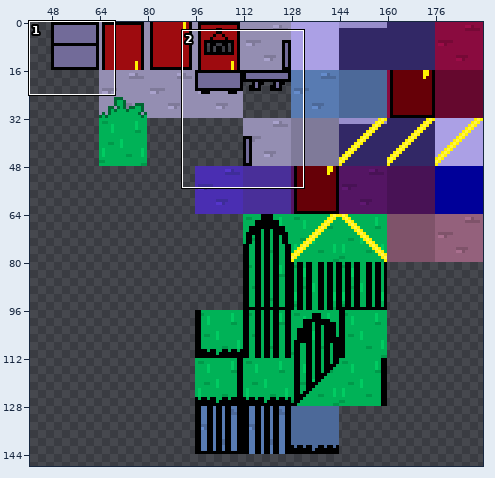
Sprite sheet: sprites/spr_JamesoakWesttiles/d1c1cfa5-8cb2-46e0-b686-890b39381c36.png. Above: a wide view before the commit, with the close-up outlined.
Close-up. Before the commit:
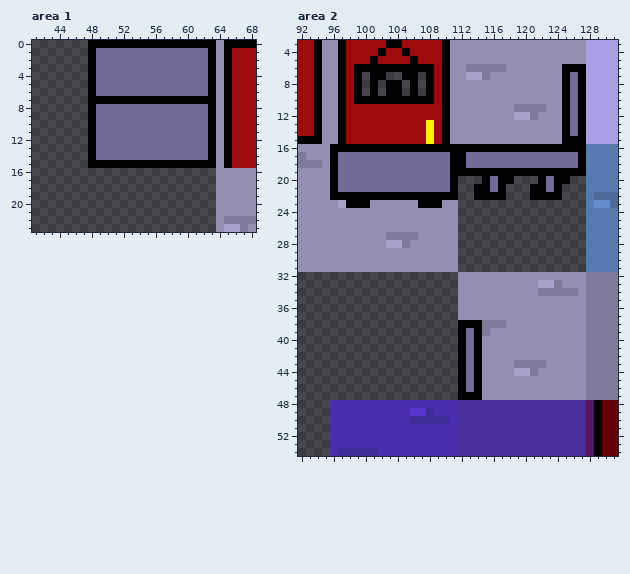
The file is 192x192 pixels. Colours within 5 levels of each other are drawn and written as one. Shown: area 1: x 41..68, y 0..23; area 2: x 92..131, y 3..54. The wide view leaves out empty margins.
The same view after the edit:
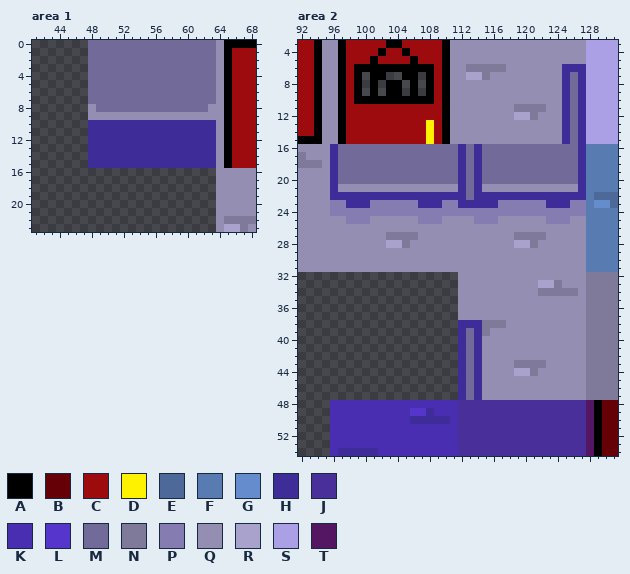
Palette (. is transparent): A #000000  B #660007  C #9e0b0f  D #fff200  E #4c6999  F #587bb2  G #658ccc  H #3e2d99  J #492f99  K #4a2eb2  L #5535cc  M #726b99  N #7f7a99  P #857cb2  Q #948eb2  R #a9a2cc  S #aba0e5  T #541563
The edit:
Area 1:
The edit turns colour A into colour H in rows 10 to 14 at x 48 and 63; in row 15 at x 48 to 63.
The edit turns colour M into colour H in rows 10 to 14 at x 49 to 62.
The edit turns colour A into colour M in row 0 at x 48 to 63; in rows 1 to 6 at x 48 and 63; in row 7 at x 48 to 63.
The edit turns colour A into colour Q in rows 8 to 9 at x 48 and 63.
The edit turns colour M into colour Q in row 9 at x 49 to 62.
Area 2:
There is now colour H in row 20 at x 112, 114 and 127; in row 21 at x 112 and 127; in row 22 at x 112, 118 to 120 and 125 to 127; in row 23 at x 112 to 116 and 123 to 125.
The edit turns colour A into colour H in row 6 at x 125 to 127; in rows 7 to 15 at x 125 and 127; in row 16 at x 96, 112, 114 and 127; in rows 17 to 18 at x 96, 112 and 127; in row 19 at x 96, 112, 114 and 127; in row 20 at x 96.
The edit turns colour A into colour H in row 21 at x 96 and 114; in row 22 at x 96 to 111, 114 to 117 and 121 to 124; in row 23 at x 98 to 100 and 107 to 109; in row 38 at x 112 to 114; in rows 39 to 47 at x 112 and 114.
The edit turns colour M into colour H in rows 17 to 18 at x 114.
There is now colour M in row 20 at x 113, 119 to 121 and 126; in rows 21 to 22 at x 113.
The edit turns colour A into colour M in row 15 at x 126; in row 16 at x 97 to 111, 113 and 115 to 126; in rows 17 to 18 at x 111; in row 19 at x 111, 113 and 115 to 126; in row 20 at x 111, 115, 117 to 118, 122 and 124 to 125; in row 47 at x 113.
There is now colour N in row 27 at x 119 to 122; in row 28 at x 121.
There is now colour P in row 23 at x 117 to 122 and 126 to 127; in row 24 at x 112 to 127; in row 25 at x 114 to 116 and 123 to 125.
The edit turns colour Q into colour P in row 23 at x 96, 101 to 106 and 110 to 111; in row 24 at x 96 to 111; in row 25 at x 98 to 100 and 107 to 109.
The edit turns colour R into colour P in row 23 at x 97.
There is now colour Q in row 21 at x 118 to 120 and 125 to 126; in row 25 at x 112 to 113, 117 to 122 and 126 to 127; in row 26 at x 112 to 127; in row 27 at x 112 to 118 and 123 to 127; in row 28 at x 112 to 118 and 122 to 127; in rows 29 to 31 at x 112 to 127.
The edit turns colour A into colour Q in row 21 at x 111, 115, 117, 121 to 122 and 124.
The edit turns colour M into colour Q in row 21 at x 97 to 110, 116 and 123.
There is now colour R in row 28 at x 119 to 120.
Where, in picture pixels (left, top, right, bottom), the same in both close-ups:
changed: (88, 40, 216, 168)
changed: (330, 64, 586, 272)
changed: (458, 320, 482, 400)
